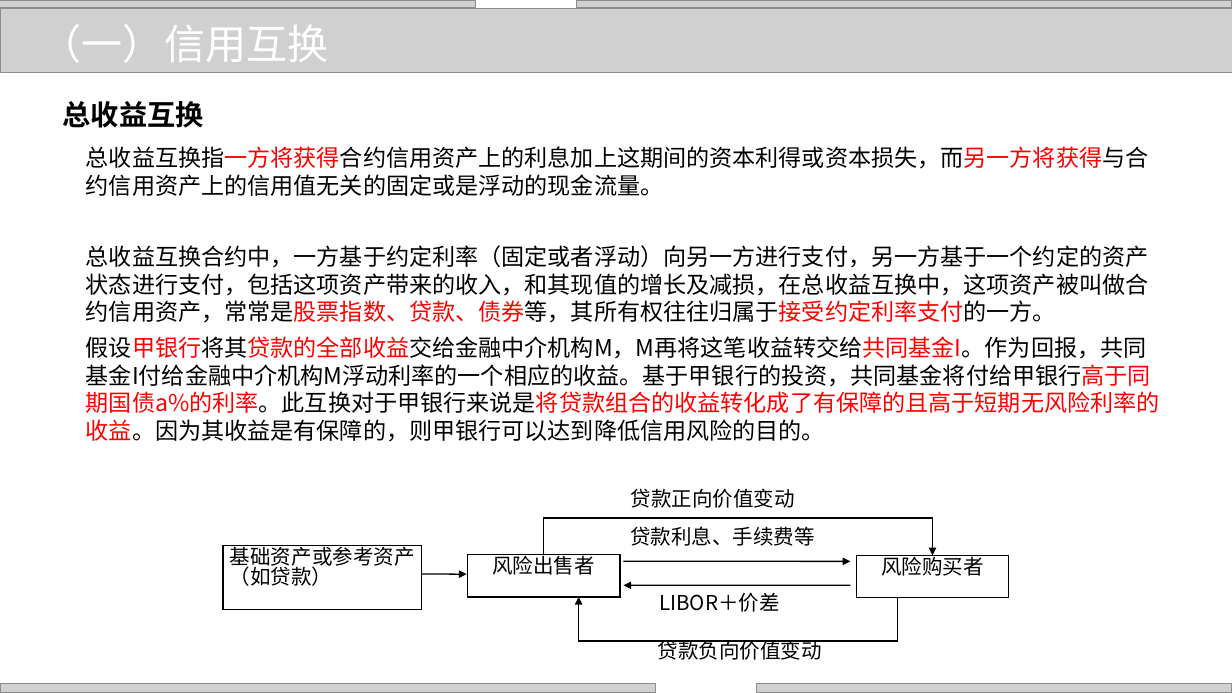
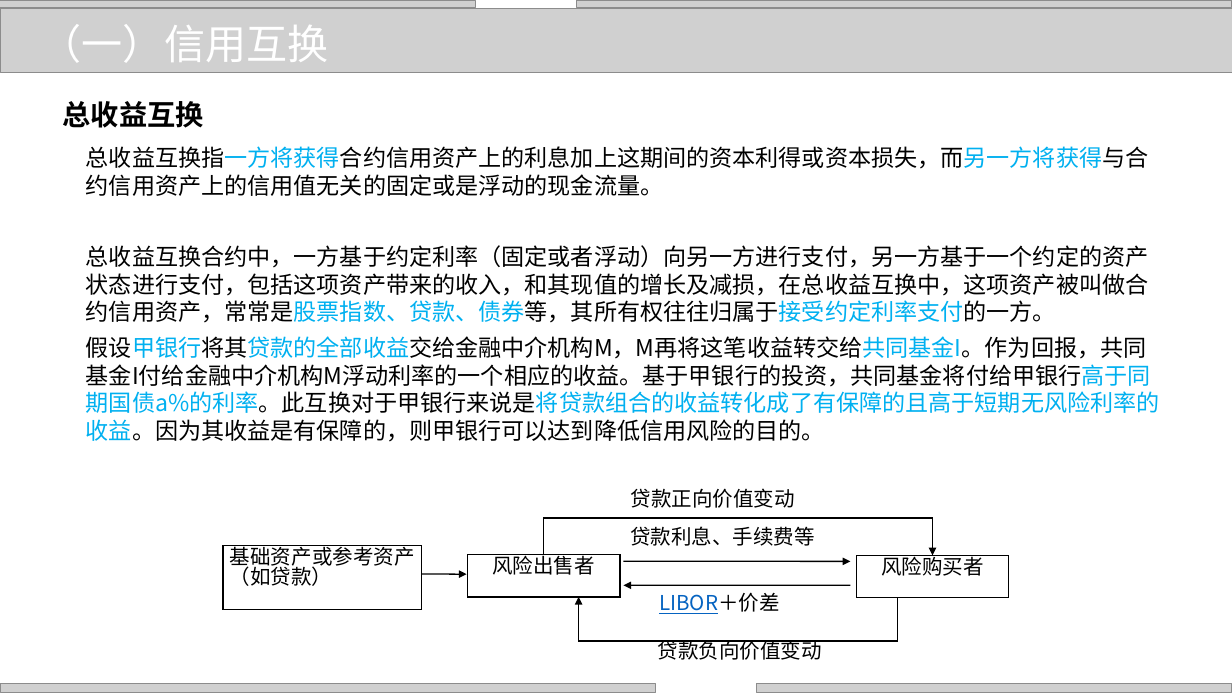
Before and after one commit to zhangjianzhang/internet_credit, a slide deck: slide 20 of files/slides/lecture_19.pptx. Drawn at 1232x693 pixels with LibreOffice and Linux fonts; fonts in the diff are those of the drawing; grey boxes stand for pictures; background and template pictures are left out. Boxes give left, top, right and bottom in pixels: in the first picture for what was removed or moved away, otherwise in the second. Text is boxed around its words. In the diff, an @@ line names an element or a change of style, - is before the commit and + after.

```diff
--- a/files/slides/lecture_19.pptx
+++ b/files/slides/lecture_19.pptx
@@ text "总收益互换指一方将获得合约信用资产上的利息加上这期间的资本利得或资本损失，而另一方将获得与合约信用资产上的信用值无关的固 ..." at (86,146,1160,442): text colour #FF0000 to #00B0F0 in "总收益互换指一方将获得合约信用资产上的利息加上这期间的资本利得或资本损失，而另一方将获得与合约信用资产上的信用值无关的固 ...", "总收益互换合约中，一方基于约定利率（固定或者浮动）向另一方进行支付，另一方基于一个约定的资产状态进行支付，包括这项资产带 ...", "假设甲银行将其贷款的全部收益交给金融中介机构M，M再将这笔收益转交给共同基金I。作为回报，共同基金I付给金融中介机构M浮 ..." @@
@@ text "LIBOR＋价差" at (659,592,779,614): text colour #000000 to #0563C1, underline on in "LIBOR＋价差" @@
```
Also in this commit, not shown: 24 other slides changed, 7 other files.
